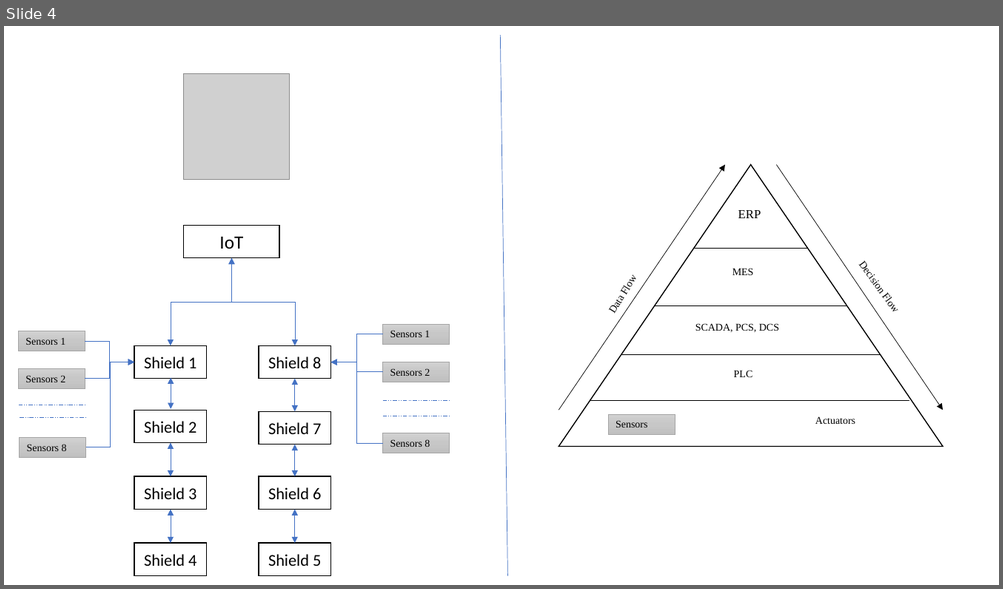
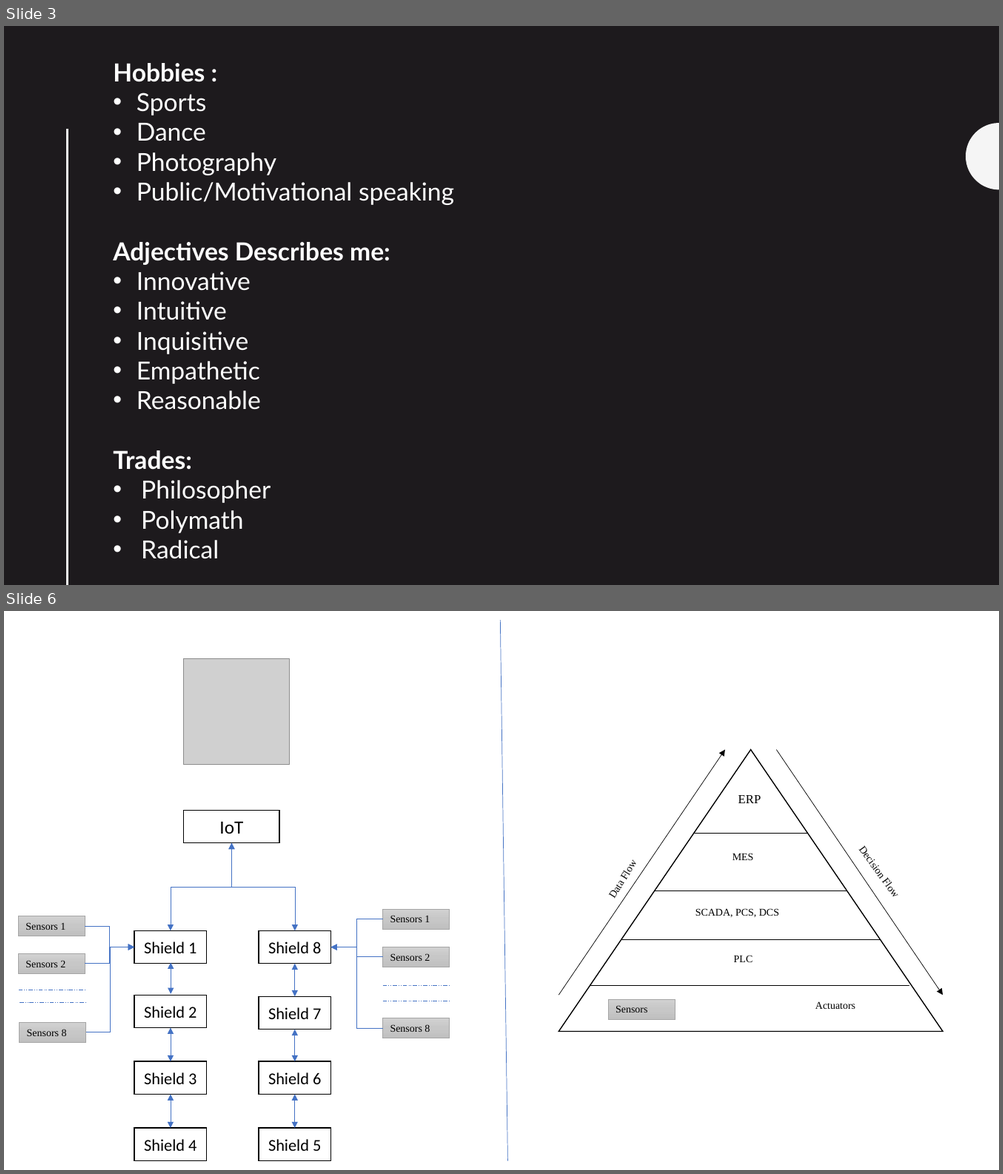
Before and after one commit to lavishthomas/PythonAlgorithms, a slide deck: SystemDesign.pptx. Shown one above the other, each under a label of ours: slide 4 before the commit, slides 3 and 6 after it; the slides between them are not shown. The pictures are 1003x589 and 1003x1174 pixels, drawn with LibreOffice and Linux fonts; fonts in the diff are those of the drawing; grey boxes stand for pictures. Boxes give left, top, right and bottom in pixels: in the first picture for what was removed or moved away, otherwise in the second. Text is boxed around its words. In the diff, an @@ line names an element or a change of style, - is before the commit and + after.

```diff
--- a/SystemDesign.pptx
+++ b/SystemDesign.pptx
@@ slide 3 added at box(4, 26, 999, 585), background #1D1A1D @@
@@ text added at box(113, 63, 454, 560), 24 pt, text #FFFFFF @@
+Hobbies :
+• Sports
+• Dance
+• Photography
+• Public/Motivational speaking
+Adjectives Describes me:
+• Innovative
+• Intuitive
+• Inquisitive
+• Empathetic
+• Reasonable
+Trades:
+• Philosopher
+• Polymath
+• Radical
@@ line added from (68, 129) to (68, 585), #F5F5F5 2 pt @@
@@ freeform shape added at box(966, 123, 999, 190), fill #F5F5F5 @@
@@ what was slide 4 is now slide 6 @@
```
Also in this commit, not shown: 2 slides changed, 4 other slides added, 8 other files.
